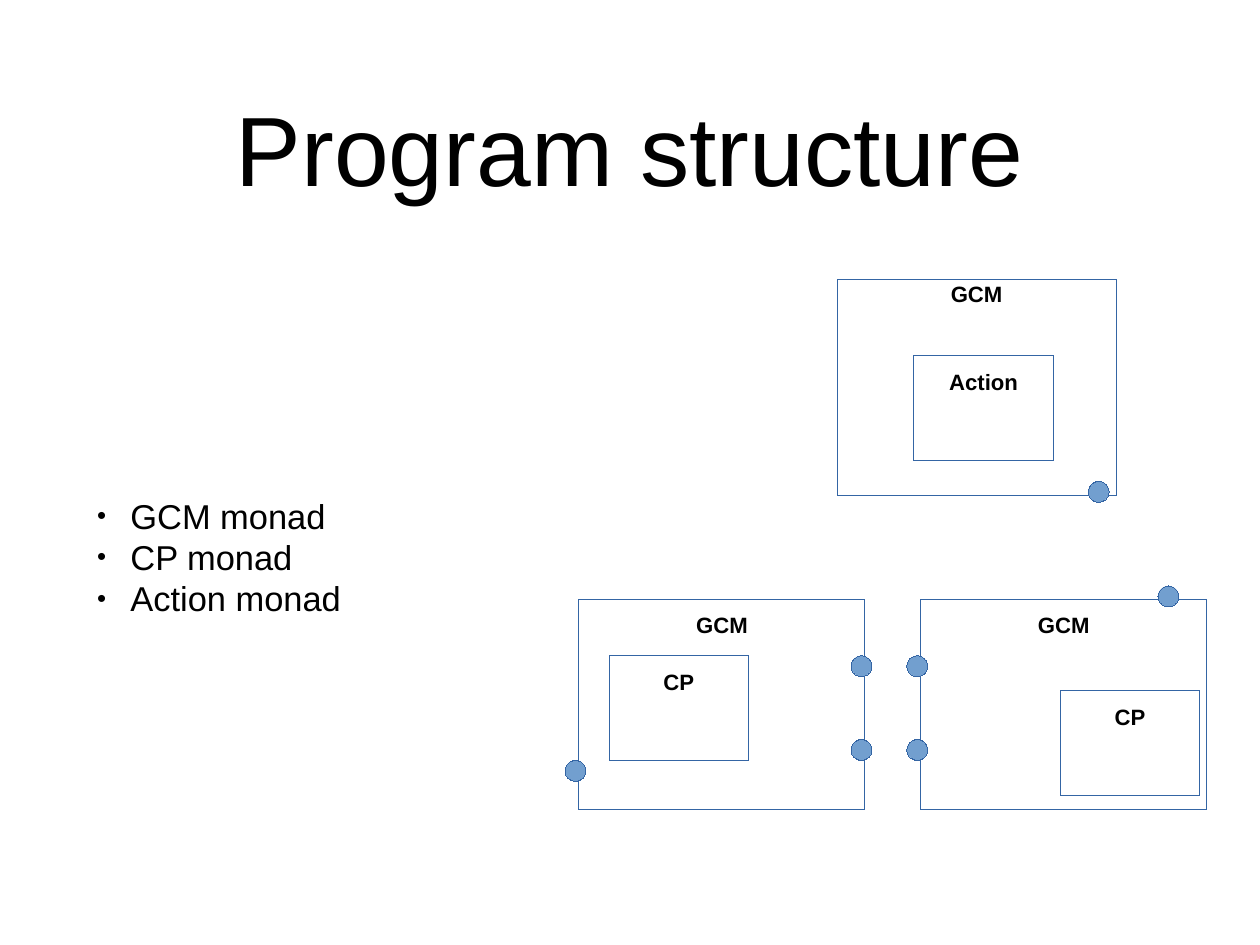
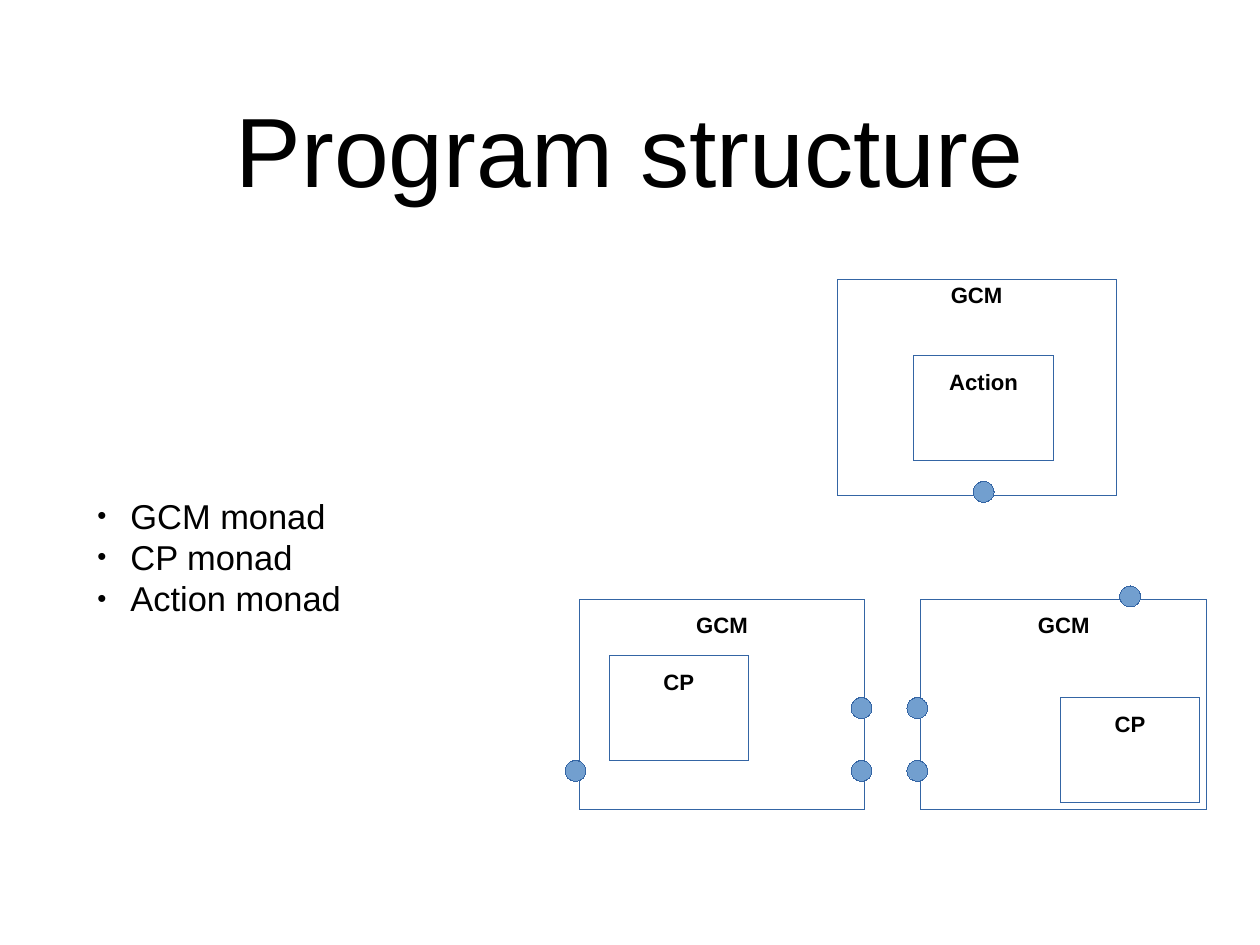
Before and after one commit to GRACeFUL-project/GRACe, a slide deck: slide 5 of doc/GL_DSL_PPT.pptx. Drawn at 1260x945 pixels with LibreOffice and Linux fonts; fonts in the diff are those of the drawing. Boxes give left, top, right and bottom in pixels: in the first picture for what was removed or moved away, otherwise in the second. Text is boxed around its words. In the diff, an @@ line names an element or a change of style, - is before the commit and + after.

```diff
--- a/doc/GL_DSL_PPT.pptx
+++ b/doc/GL_DSL_PPT.pptx
@@ ellipse: place and size @@
-ellipse at box(1088, 481, 1109, 502)
+ellipse at box(973, 481, 994, 502)
@@ ellipse: place and size @@
-ellipse at box(1158, 586, 1179, 607)
+ellipse at box(1120, 586, 1141, 607)
@@ ellipse: place and size @@
-ellipse at box(852, 656, 873, 677)
+ellipse at box(852, 697, 873, 719)
@@ ellipse: place and size @@
-ellipse at box(907, 656, 929, 677)
+ellipse at box(907, 697, 929, 719)
@@ rectangle "CP": place and size @@
-rectangle "CP" at box(1061, 691, 1200, 796)
+rectangle "CP" at box(1061, 697, 1200, 802)
@@ ellipse: place and size @@
-ellipse at box(852, 740, 873, 761)
+ellipse at box(852, 760, 873, 782)
@@ ellipse: place and size @@
-ellipse at box(907, 740, 929, 761)
+ellipse at box(907, 760, 929, 782)
```
Also in this commit, not shown: 4 other slides changed, 1 slide removed, 1 other file.
